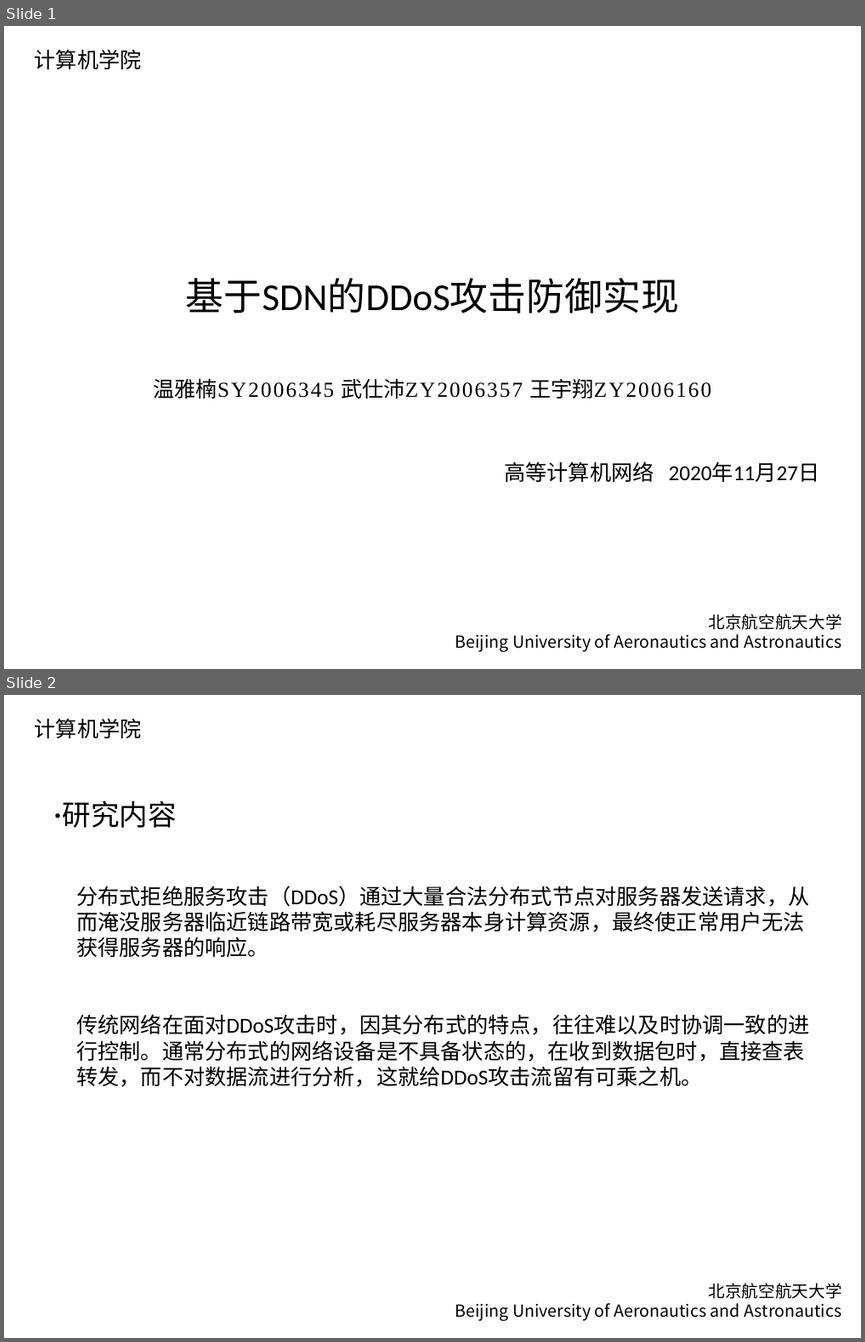
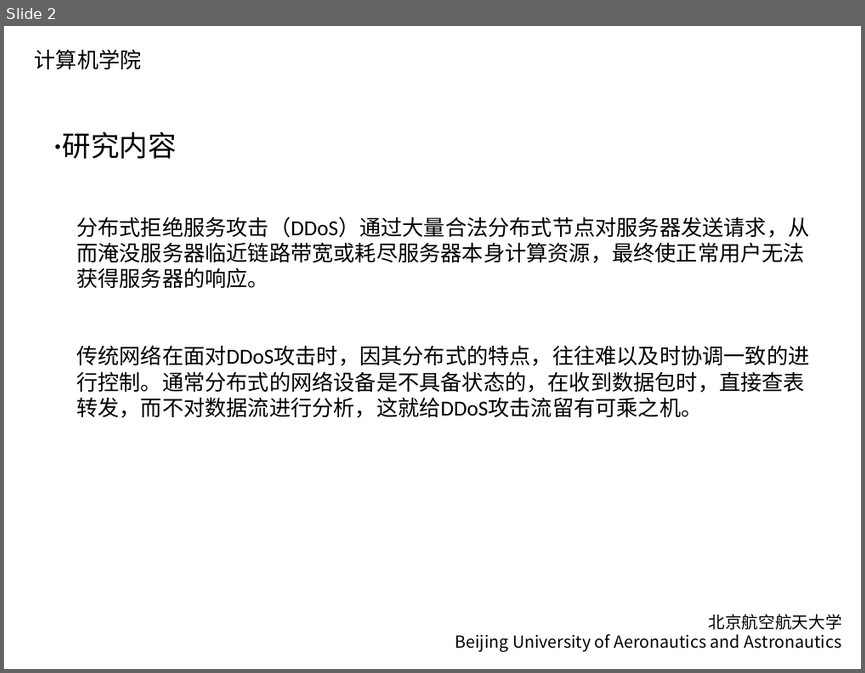
Before and after one commit to DO-MINATOR/buaa, a slide deck: 高等计网/大作业/《基于SDN的DDoS攻击防御实现》中期.pptx. Shown one above the other, each under a label of ours: slides 1 and 2 before the commit, slide 2 after it. The pictures are 865x1342 and 865x673 pixels, drawn with LibreOffice and Linux fonts; fonts in the diff are those of the drawing. Boxes give left, top, right and bottom in pixels: in the first picture for what was removed or moved away, otherwise in the second. Text is boxed around its words. In the diff, an @@ line names an element or a change of style, - is before the commit and + after.

```diff
--- a/高等计网/大作业/《基于SDN的DDoS攻击防御实现》中期.pptx
+++ b/高等计网/大作业/《基于SDN的DDoS攻击防御实现》中期.pptx
@@ slide 1 removed at box(4, 26, 861, 669), background #FFFFFF; not listed: 2 template elements that a slide beside it also shows @@
@@ text removed at box(186, 278, 679, 313) @@
-基于SDN的DDoS攻击防御实现
@@ text removed at box(154, 378, 711, 398) @@
-温雅楠SY2006345 武仕沛ZY2006357 王宇翔ZY2006160
@@ text removed at box(504, 461, 820, 482) @@
-高等计算机网络 2020年11月27日
```
Also in this commit, not shown: 5 slides changed, 3 slides added, 11 other files.
